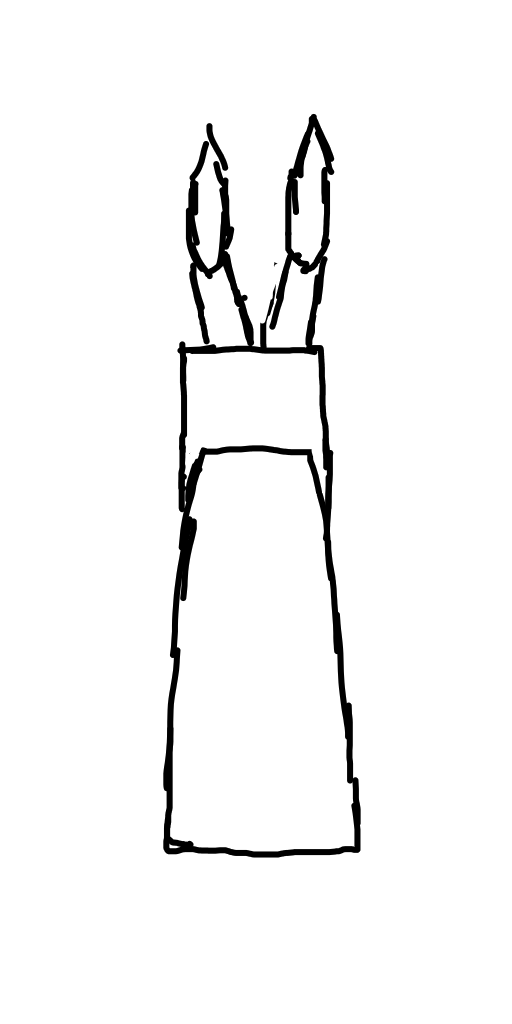
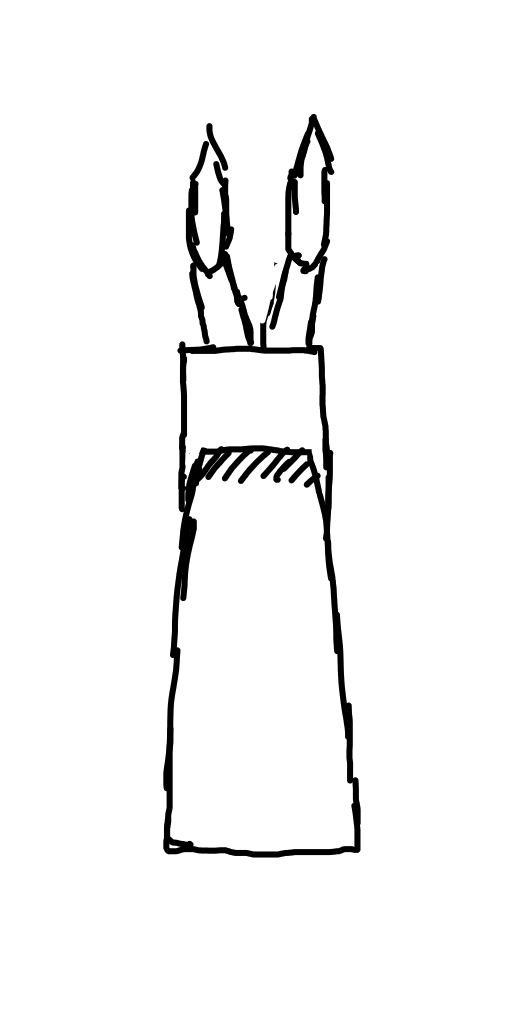
Two versions of the same layered image (w=512, h=1024). Layer-by-layer changes:
painted on "Paint Layer 3" over <box>196,446,321,488</box>
